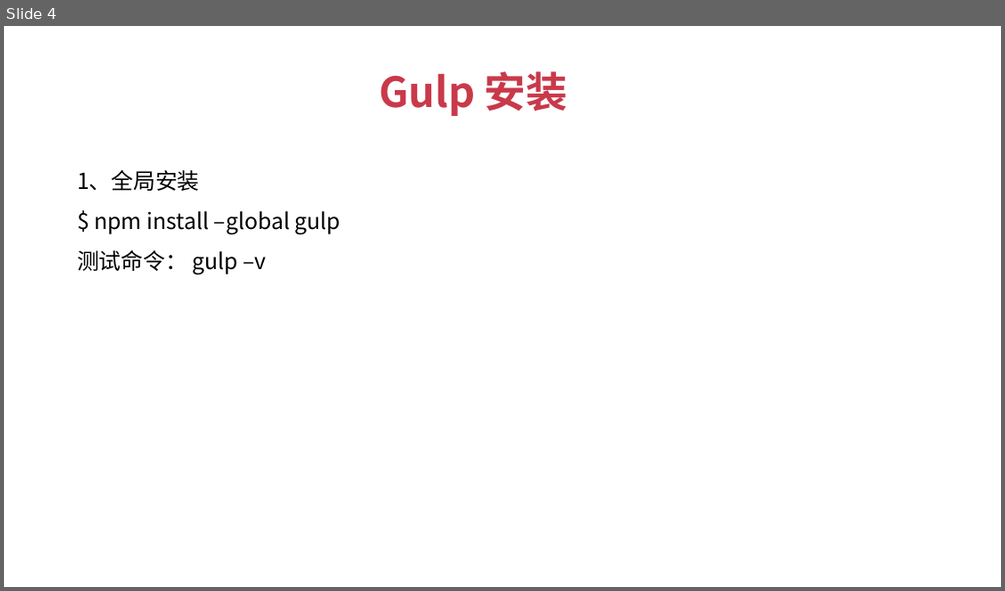
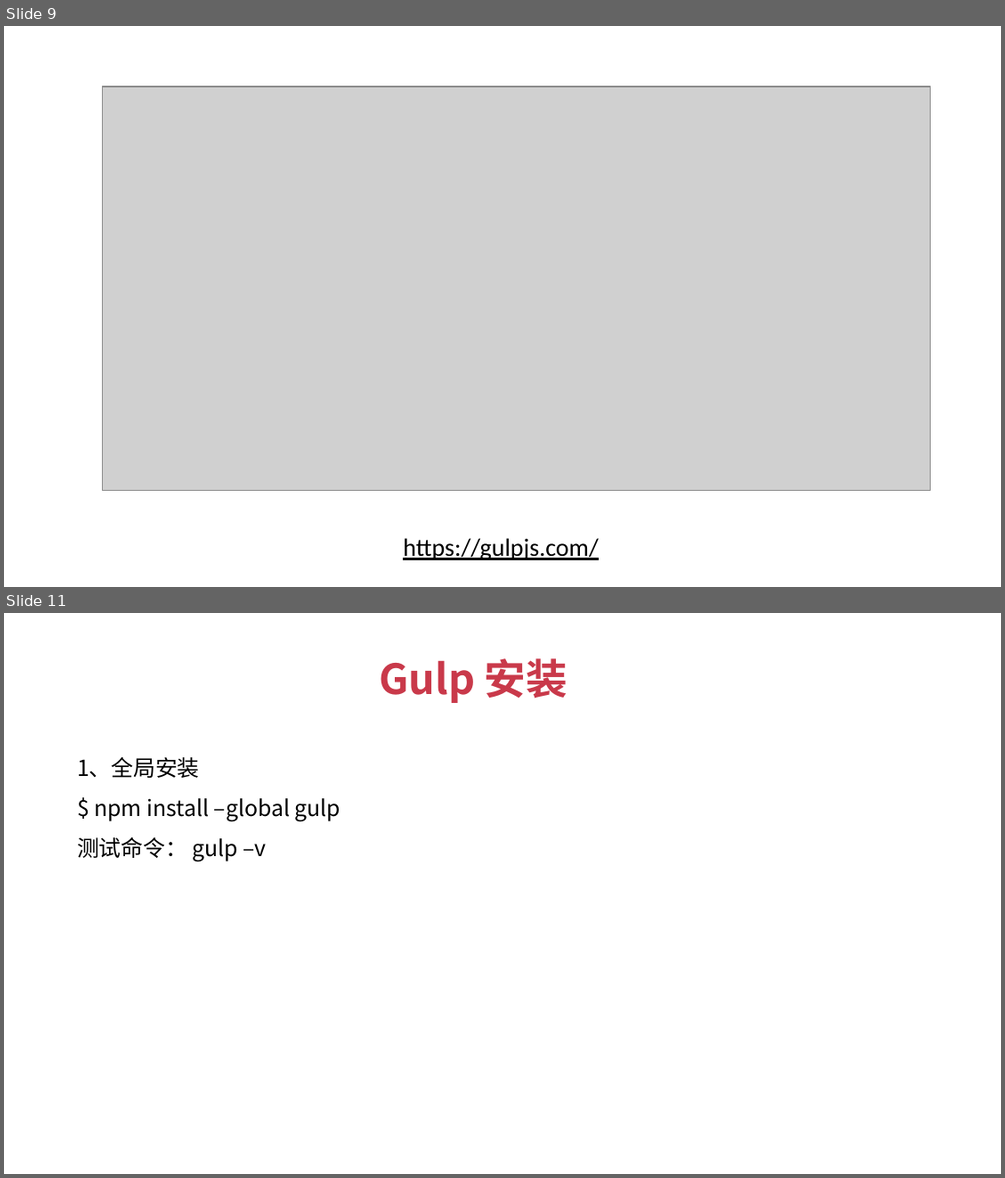
Before and after one commit to JSFFZL/Courseware-PPT, a slide deck: gulp.pptx. Shown one above the other, each under a label of ours: slide 4 before the commit, slides 9 and 11 after it; the slides between them are not shown. The pictures are 1005x591 and 1005x1178 pixels, drawn with LibreOffice and Linux fonts; fonts in the diff are those of the drawing; grey boxes stand for pictures; background and template pictures are left out. Boxes give left, top, right and bottom in pixels: in the first picture for what was removed or moved away, otherwise in the second. Text is boxed around its words. In the diff, an @@ line names an element or a change of style, - is before the commit and + after.

```diff
--- a/gulp.pptx
+++ b/gulp.pptx
@@ slide 9 added at (4,26,1001,587), background #FFFFFF @@
@@ picture added at (102,87,930,491) @@
@@ text added at (403,538,598,560), 18 pt, text #000000, underline @@
+https://gulpjs.com/
@@ what was slide 4 is now slide 11 @@
```
Also in this commit, not shown: 1 slide changed, 6 other slides added, 1 other file.
